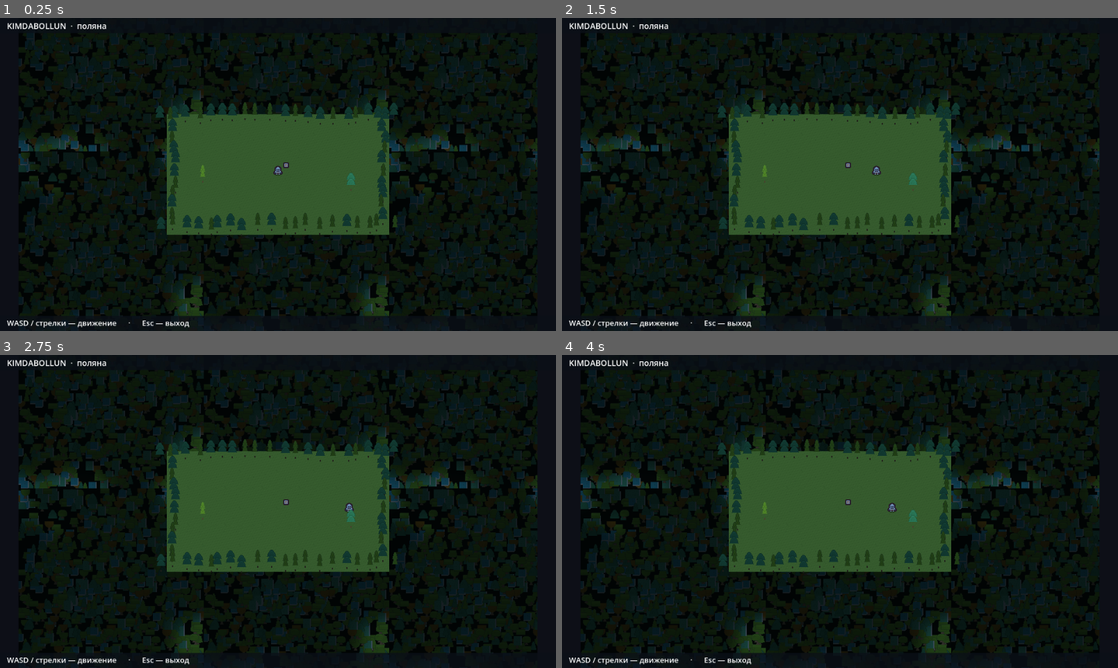
Above: before the commit, frames 1-4 (two rows, left to right).
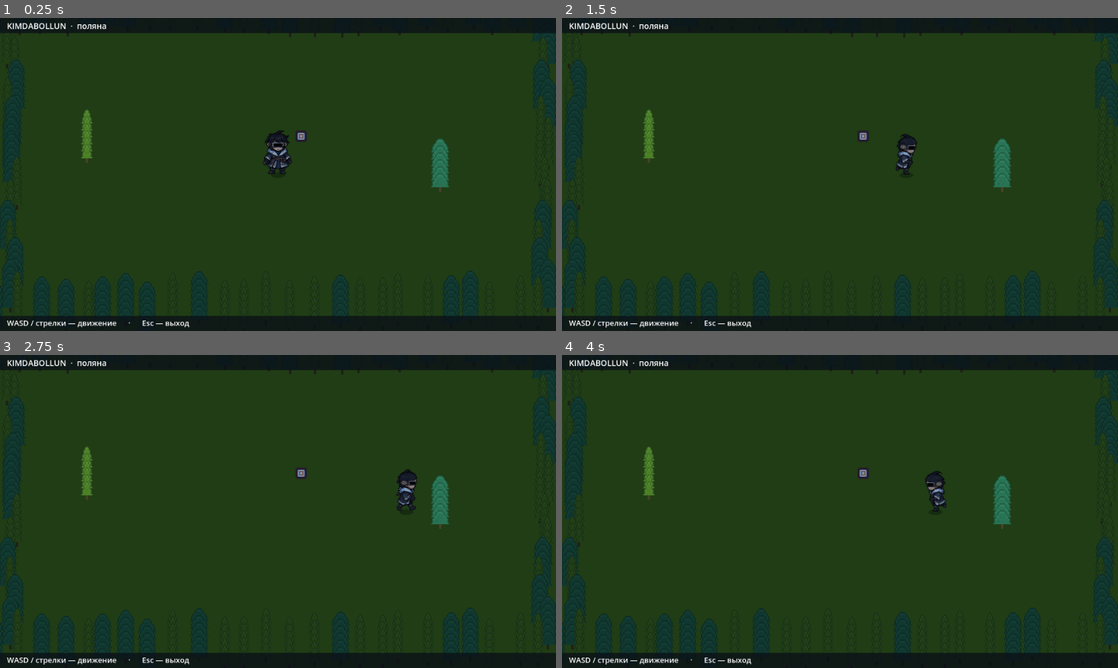
Above: after the commit, the same moments.

Repository: s4m5apu3l/kimdabollun
Game: Godot game, scene res://scenes/main.tscn
The game is run twice, just before and just after one commit, with the same random seed, the same clock (stepped at 60 frames per second) and the same inputs.
Inputs (mouse positions are in pixels of both pictures, inside the frame that each line leads up to):
- Up to frame 1 (0.25 s): no input
- Up to frame 2 (1.5 s): tap Enter at 0.5 s; move the mouse to (962, 158) at 0.52 s; hold D (move_right) 0.53-1.25 s; click (962, 158) at 0.67 s; drag from (728, 190) to (812, 237) at 1.27 s
- Up to frame 3 (2.75 s): tap Space at 2 s; move the mouse to (333, 442) at 2.02 s; hold D (move_right) from 2.03 s (still down)
- Up to frame 4 (4 s): release D (move_right) at 2.75 s; drag from (812, 574) to (673, 464) at 2.77 s; tap Enter at 3.5 s; move the mouse to (1006, 558) at 3.52 s; hold A (move_left) from 3.53 s (still down)

The runs differ from the first frame. In frame 1, 86% of the frame differs, in the area x 0-100%, y 4-96%; in frame 2, 86%; in frame 3, 86%; in frame 4, 86%.

Commit message:
feat: герой из атласа — нарезка кадров и анимация ходьбы

Diff:
--- a/scenes/main.tscn
+++ b/scenes/main.tscn
@@ -16,7 +16,7 @@
 [node name="Arena" parent="World" instance=ExtResource("2_arena")]
 
 [node name="Player" parent="World" instance=ExtResource("3_player")]
-position = Vector2(192, 104)
+position = Vector2(480, 272)
 
 [node name="HUD" type="CanvasLayer" parent="."]
 
--- a/scenes/player/player.tscn
+++ b/scenes/player/player.tscn
@@ -1,24 +1,21 @@
-[gd_scene load_steps=4 format=3]
+[gd_scene load_steps=3 format=3]
 
 [ext_resource type="Script" path="res://scripts/player.gd" id="1_player"]
-[ext_resource type="Texture2D" path="res://assets/sprites/hero.png" id="2_hero"]
 
 [sub_resource type="RectangleShape2D" id="RectangleShape2D_body"]
-size = Vector2(10, 6)
+size = Vector2(22, 10)
 
 [node name="Player" type="CharacterBody2D"]
 motion_mode = 1
 script = ExtResource("1_player")
 
-[node name="Hero" type="Sprite2D" parent="."]
-position = Vector2(0, -8)
-texture = ExtResource("2_hero")
+[node name="Hero" type="AnimatedSprite2D" parent="."]
 
 [node name="CollisionShape2D" type="CollisionShape2D" parent="."]
-position = Vector2(0, -3)
+position = Vector2(0, -5)
 shape = SubResource("RectangleShape2D_body")
 
 [node name="Camera2D" type="Camera2D" parent="."]
-position = Vector2(0, -14)\nzoom = Vector2(3, 3)
+position = Vector2(0, -26)
 position_smoothing_enabled = true
 position_smoothing_speed = 8.0
--- a/scripts/arena.gd
+++ b/scripts/arena.gd
@@ -4,14 +4,14 @@
 ## Фон — сплошной тёмный лес, поверх — трава поляны, по краю стоят отдельные ели.
 ## Так камера никогда не показывает пустоту, а лес читается как стена вокруг поляны.
 
-const TILE := 16
+const TILE := 32
 const TEX_GRASS := preload("res://assets/sprites/grass.png")
 const TEX_FOREST := preload("res://assets/sprites/forest.png")
 
 ## Насколько фон-лес больше поляны (рисуется с запасом во все стороны).
 const FOREST_MARGIN := 256
 
-@export var room_tiles := Vector2i(24, 13)
+@export var room_tiles := Vector2i(30, 17)
 @export var treeline_tiles := 1
 
 var _wall_body: StaticBody2D
--- a/scripts/main.gd
+++ b/scripts/main.gd
@@ -39,21 +39,21 @@
 	# Верхний и нижний край.
 	var x := -12.0
 	while x < size.x + 12.0:
-		_add_sprite(_pick_tree(rng), Vector2(x + rng.randf_range(-4.0, 4.0), rng.randf_range(10.0, 18.0)), NIGHT)
-		_add_sprite(_pick_tree(rng), Vector2(x + rng.randf_range(-6.0, 6.0), size.y + rng.randf_range(-8.0, 2.0)), NIGHT)
-		x += rng.randf_range(16.0, 26.0)
+		_add_sprite(_pick_tree(rng), Vector2(x + rng.randf_range(-4.0, 4.0), rng.randf_range(20.0, 34.0)), NIGHT)
+		_add_sprite(_pick_tree(rng), Vector2(x + rng.randf_range(-6.0, 6.0), size.y + rng.randf_range(-16.0, 4.0)), NIGHT)
+		x += rng.randf_range(30.0, 48.0)
 
 	# Боковые края.
 	var y := 18.0
 	while y < size.y - 10.0:
-		_add_sprite(_pick_tree(rng), Vector2(rng.randf_range(6.0, 15.0), y), NIGHT)
-		_add_sprite(_pick_tree(rng), Vector2(size.x - rng.randf_range(6.0, 15.0), y), NIGHT)
-		y += rng.randf_range(16.0, 24.0)
+		_add_sprite(_pick_tree(rng), Vector2(rng.randf_range(12.0, 30.0), y), NIGHT)
+		_add_sprite(_pick_tree(rng), Vector2(size.x - rng.randf_range(12.0, 30.0), y), NIGHT)
+		y += rng.randf_range(28.0, 42.0)
 
 	# Пара елей внутри поляны — для глубины сцены.
-	_add_sprite(SPRITE_TREE, Vector2(62.0, 118.0))
-	_add_sprite(SPRITE_PINE, Vector2(318.0, 132.0))
-	_add_sprite(SPRITE_CHEST, Vector2(206.0, 96.0))
+	_add_sprite(SPRITE_TREE, Vector2(150.0, 250.0))
+	_add_sprite(SPRITE_PINE, Vector2(760.0, 300.0))
+	_add_sprite(SPRITE_CHEST, Vector2(520.0, 220.0))
 
 
 func _pick_tree(rng: RandomNumberGenerator) -> Texture2D:
@@ -78,7 +78,17 @@
 	await get_tree().create_timer(0.5).timeout
 	_save_shot("res://shot.png")
 
-	# Второй кадр — у края поляны: видно лес и границу камеры.
+	# Второй кадр — в движении: проверяем, что анимация ходьбы переключается.
+	Input.action_press("move_right")
+	await get_tree().create_timer(0.6).timeout
+	_save_shot("res://shot_walk.png")
+	Input.action_release("move_right")
+	Input.action_press("move_down")
+	await get_tree().create_timer(0.5).timeout
+	_save_shot("res://shot_walk_down.png")
+	Input.action_release("move_down")
+
+	# Третий кадр — у края поляны: видно лес и границу камеры.
 	var corner := _arena.playable_rect().position + Vector2(30.0, 40.0)
 	_player.global_position = corner
 	_player.camera.reset_smoothing()
--- a/scripts/player.gd
+++ b/scripts/player.gd
@@ -1,16 +1,53 @@
 extends CharacterBody2D
 class_name Player
-## Герой. Origin — по центру ступней, спрайт 16×16 поднят на 8 px вверх.
+## Герой. Кадры нарезаны из атласа (tools/hero_frames.py) и уменьшены вдвое.
+## Origin — по центру ступней: спрайт поднят на половину высоты.
 
-const SPEED := 90.0
-const ACCEL := 900.0
-const FRICTION := 1200.0
+const SPEED := 165.0
+const ACCEL := 1400.0
+const FRICTION := 2000.0
+
+const FRAME_DIR := "res://assets/sprites/hero/"
+const FRAME_COUNT := 4
+const WALK_FPS := 9.0
+
+const DIRECTIONS := ["down", "up", "side"]
 
 var facing := Vector2.DOWN
 
 var _bounds := Rect2()
+var _current := ""
 
+@onready var hero: AnimatedSprite2D = $Hero
 @onready var camera: Camera2D = $Camera2D
+
+
+func _ready() -> void:
+	hero.sprite_frames = _build_frames()
+	hero.offset = Vector2(0.0, -float(hero.sprite_frames.get_frame_texture("idle_down", 0).get_height()) * 0.5)
+	_play("idle_down")
+
+
+func _build_frames() -> SpriteFrames:
+	var frames := SpriteFrames.new()
+	if frames.has_animation("default"):
+		frames.remove_animation("default")
+
+	for dir in DIRECTIONS:
+		var walk: String = "walk_" + dir
+		frames.add_animation(walk)
+		frames.set_animation_speed(walk, WALK_FPS)
+		frames.set_animation_loop(walk, true)
+		for i in FRAME_COUNT:
+			frames.add_frame(walk, load(FRAME_DIR + "walk_%s_%d.png" % [dir, i]))
+
+		var idle: String = "idle_" + dir
+		frames.add_animation(idle)
+		frames.set_animation_speed(idle, 1.0)
+		frames.set_animation_loop(idle, false)
+		frames.add_frame(idle, load(FRAME_DIR + "walk_%s_0.png" % dir))
+
+	return frames
 
 
 func set_bounds(walk_rect: Rect2, camera_rect: Rect2 = Rect2()) -> void:
@@ -33,6 +70,29 @@
 
 	move_and_slide()
 	_clamp_to_arena()
+	_update_animation(input_dir)
+
+
+func _update_animation(input_dir: Vector2) -> void:
+	var moving := input_dir != Vector2.ZERO
+	var dir := "side"
+	if moving:
+		if absf(input_dir.y) >= absf(input_dir.x):
+			dir = "down" if input_dir.y > 0.0 else "up"
+		else:
+			dir = "side"
+	elif _current != "":
+		dir = _current.get_slice("_", 1)
+
+	hero.flip_h = dir == "side" and facing.x < 0.0
+	_play(("walk_" if moving else "idle_") + dir)
+
+
+func _play(animation: String) -> void:
+	if _current == animation:
+		return
+	_current = animation
+	hero.play(animation)
 
 
 func _clamp_to_arena() -> void:
@@ -42,7 +102,7 @@
 
 
 func _draw() -> void:
-	# Мягкая тень под ногами, чтобы герой не «висел» над землёй.
-	draw_set_transform(Vector2.ZERO, 0.0, Vector2(1.0, 0.45))
-	draw_circle(Vector2(0.0, -1.0), 6.0, Color(0.0, 0.0, 0.0, 0.28))
+	# Мягкая тень под ногами.
+	draw_set_transform(Vector2.ZERO, 0.0, Vector2(1.0, 0.4))
+	draw_circle(Vector2(0.0, -2.0), 12.0, Color(0.0, 0.0, 0.0, 0.28))
 	draw_set_transform(Vector2.ZERO, 0.0, Vector2.ONE)
Binary file added: assets/source/hero_atlas.png
Binary file changed: assets/sprites/chest.png
Binary file changed: assets/sprites/forest.png
Binary file changed: assets/sprites/grass.png
Binary file added: assets/sprites/grass16.png
Not shown, added: assets/sprites/grass16.png.import
Binary file added: assets/sprites/hero/attack_0.png
Not shown, added: assets/sprites/hero/attack_0.png.import
Binary file added: assets/sprites/hero/attack_1.png
Not shown, added: assets/sprites/hero/attack_1.png.import
Binary file added: assets/sprites/hero/attack_2.png
Not shown, added: assets/sprites/hero/attack_2.png.import
(and 43 more such lines)
